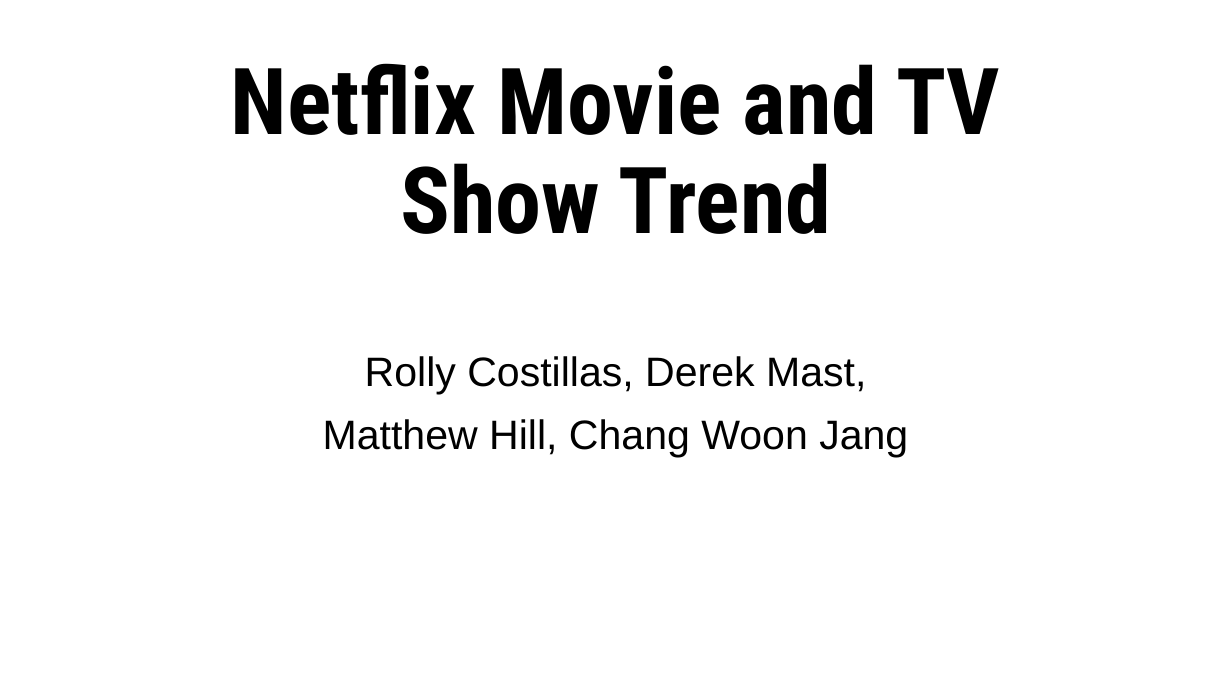
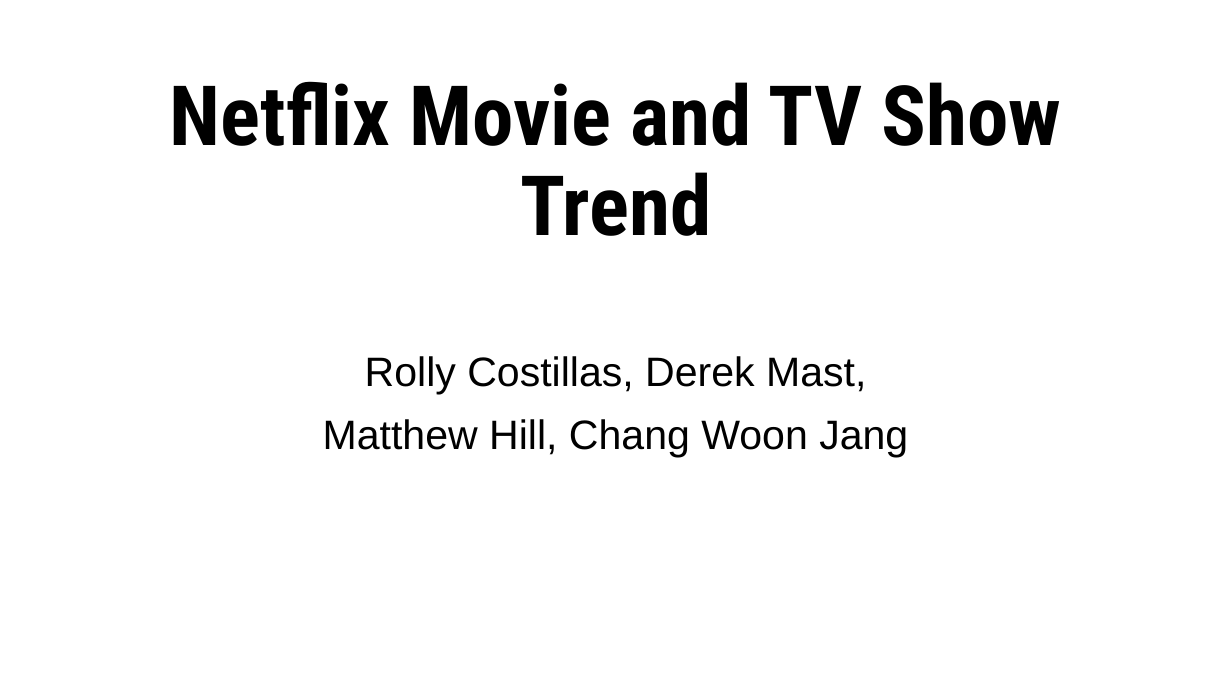
Before and after one commit to Costilrt/The-First-Project, a slide deck: slide 1 of TeamProjectPPT_updated.pptx. Drawn at 1232x693 pixels with LibreOffice and Linux fonts; fonts in the diff are those of the drawing; background and template pictures are left out. Boxes give left, top, right and bottom in pixels: in the first picture for what was removed or moved away, otherwise in the second. Text is boxed around its words. In the diff, an @@ line names an element or a change of style, - is before the commit and + after.

Commit message:
updating powerpoint

```diff
--- a/TeamProjectPPT_updated.pptx
+++ b/TeamProjectPPT_updated.pptx
@@ title "Netflix Movie and TV Show ..." at (170, 81, 1062, 236): size 72 to 64.8 pt @@
```
Also in this commit, not shown: 2 other slides changed.
